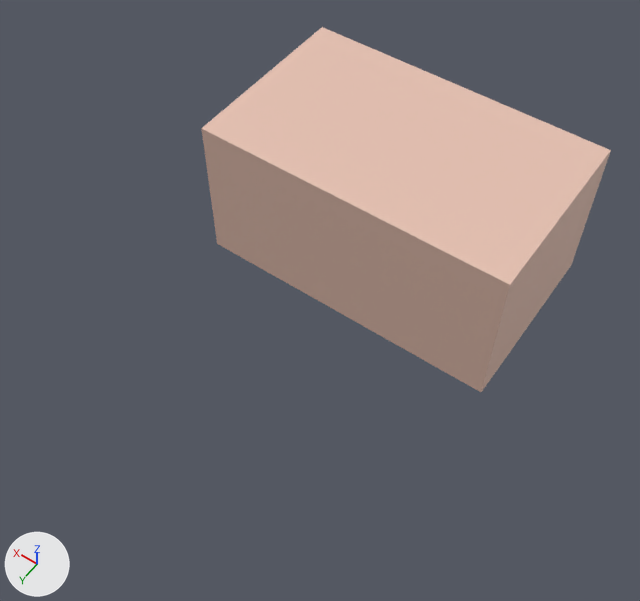
A saved change to the FBX model Assets/Assets/Walls/Walls/Building_08_Door.fbx.
Both versions are drawn from a 50 mm lens placed at (-2.54, 12.03, 13.18), pointed at (3.01, 4.26, 0.97). The axes (+X, +Y, +Z) are drawn at lower left. The lights are the same throughout. Where no turn or scale is listed for an object, it has been applied to the vertices.

In view in the first picture: 'Building_08_Door'.
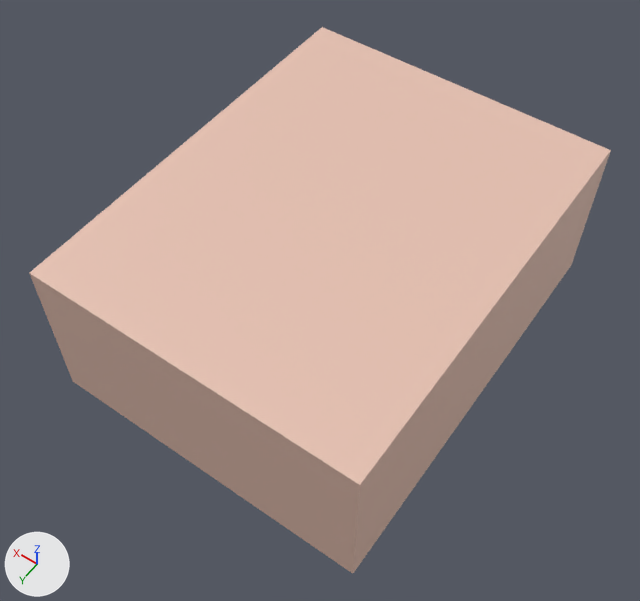
Location of each change, (x1, y1, x2, y2) in pixels of the pictures (640 x 601 px):
'Building_08_Door', reshaped (42% wider, 49% taller)
    before: (201, 27, 611, 392)
    after: (29, 27, 611, 573)

Edits to the bpy script that builds the scene:
```text
Change me_scene_011:
    where me_scene_011.from_pydata(...)  # 1676 vertices, 1477 faces; spans x 0.0..6.0, y -0.44..3.6, z -0.1..2.9
    used by ob_building_08_door; location = (0.0, 0.0, 0.0)
    me_scene_011 part 1: all 9 vertices in x 0.0..6.0, y 3.6, z -0.1..2.9 are moved by (0.0, 4.0, 0.0)
```
